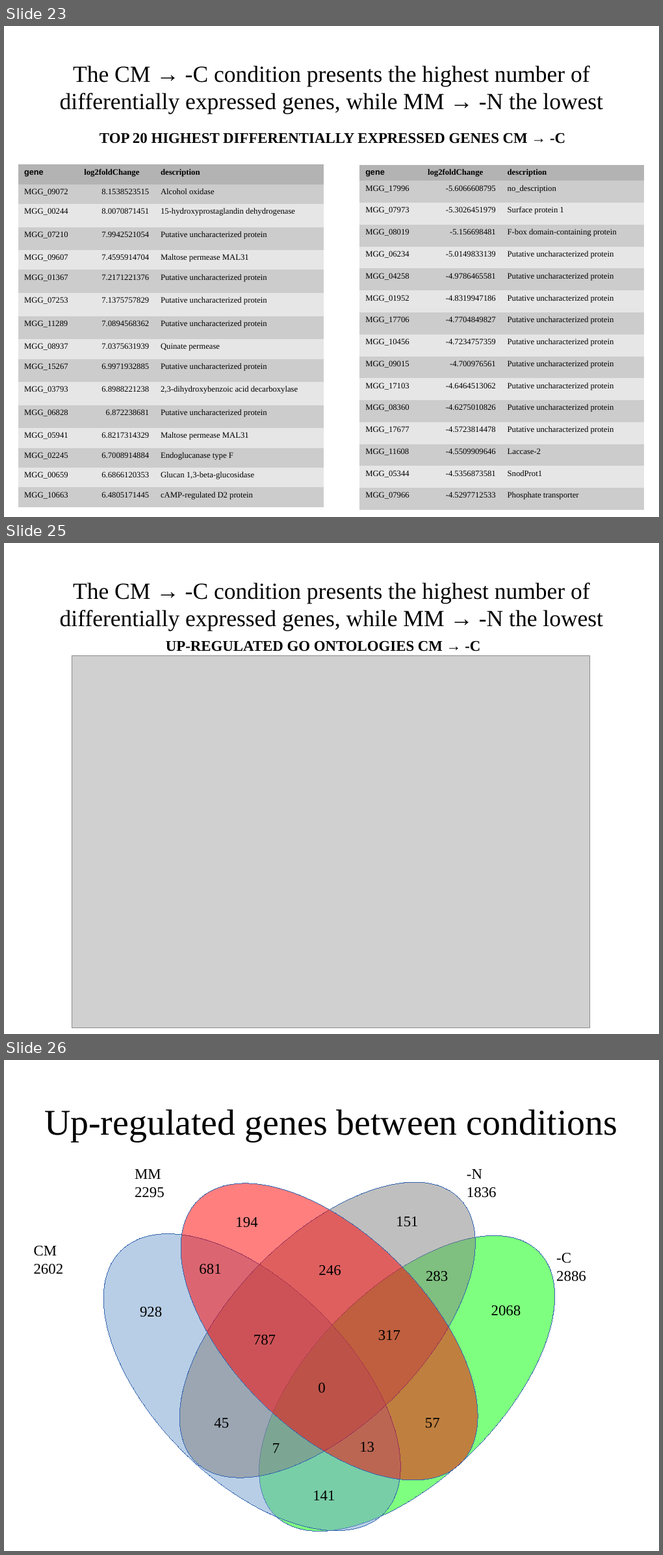
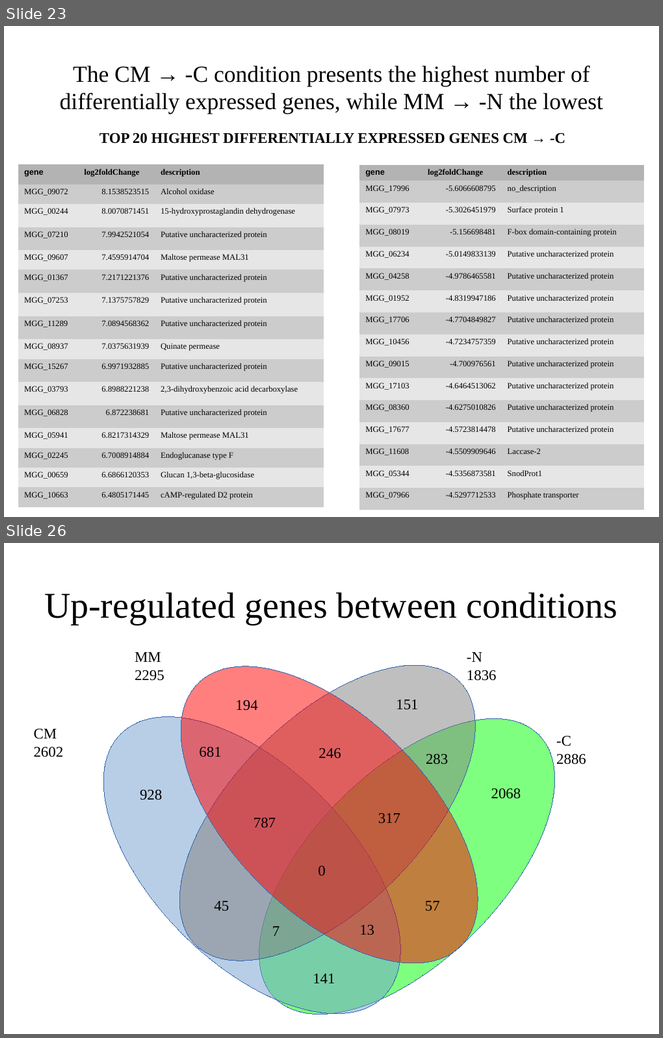
Before and after one commit to wilkinsonlab/m-oryzae-polya, a slide deck: doc/version_21/oryzae_presentation.odp. Shown one above the other, each under a label of ours: slides 23, 25 and 26 before the commit, slides 23 and 26 after it; the slides between them are not shown. The pictures are 663x1555 and 663x1038 pixels, drawn with LibreOffice and Linux fonts; fonts in the diff are those of the drawing; grey boxes stand for pictures. Boxes give left, top, right and bottom in pixels: in the first picture for what was removed or moved away, otherwise in the second. Text is boxed around its words. In the diff, an @@ line names an element or a change of style, - is before the commit and + after.

```diff
--- a/doc/version_21/oryzae_presentation.odp
+++ b/doc/version_21/oryzae_presentation.odp
@@ slide 25 removed at box(4, 543, 659, 1034), background #FFFFFF @@
@@ title removed at box(60, 583, 603, 631) @@
-The CM → -C condition presents the highest number of differentially expressed genes, while MM → -N the lowest
@@ picture removed at box(72, 656, 590, 1028) @@
@@ text removed at box(166, 641, 480, 652) @@
-UP-REGULATED GO ONTOLOGIES CM → -C
```
Also in this commit, not shown: 1 slide changed, 1 slide added, 5 other files.
